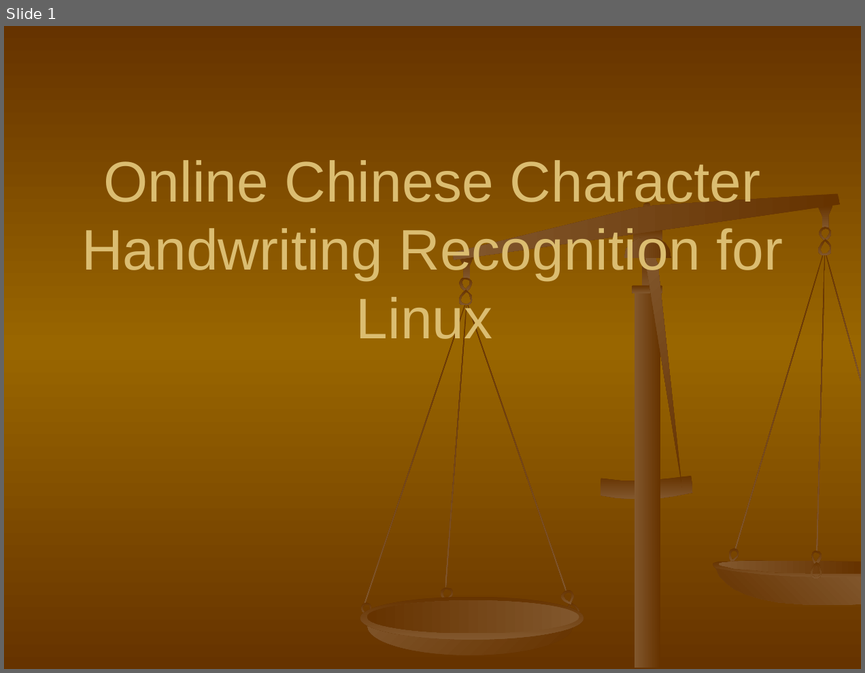
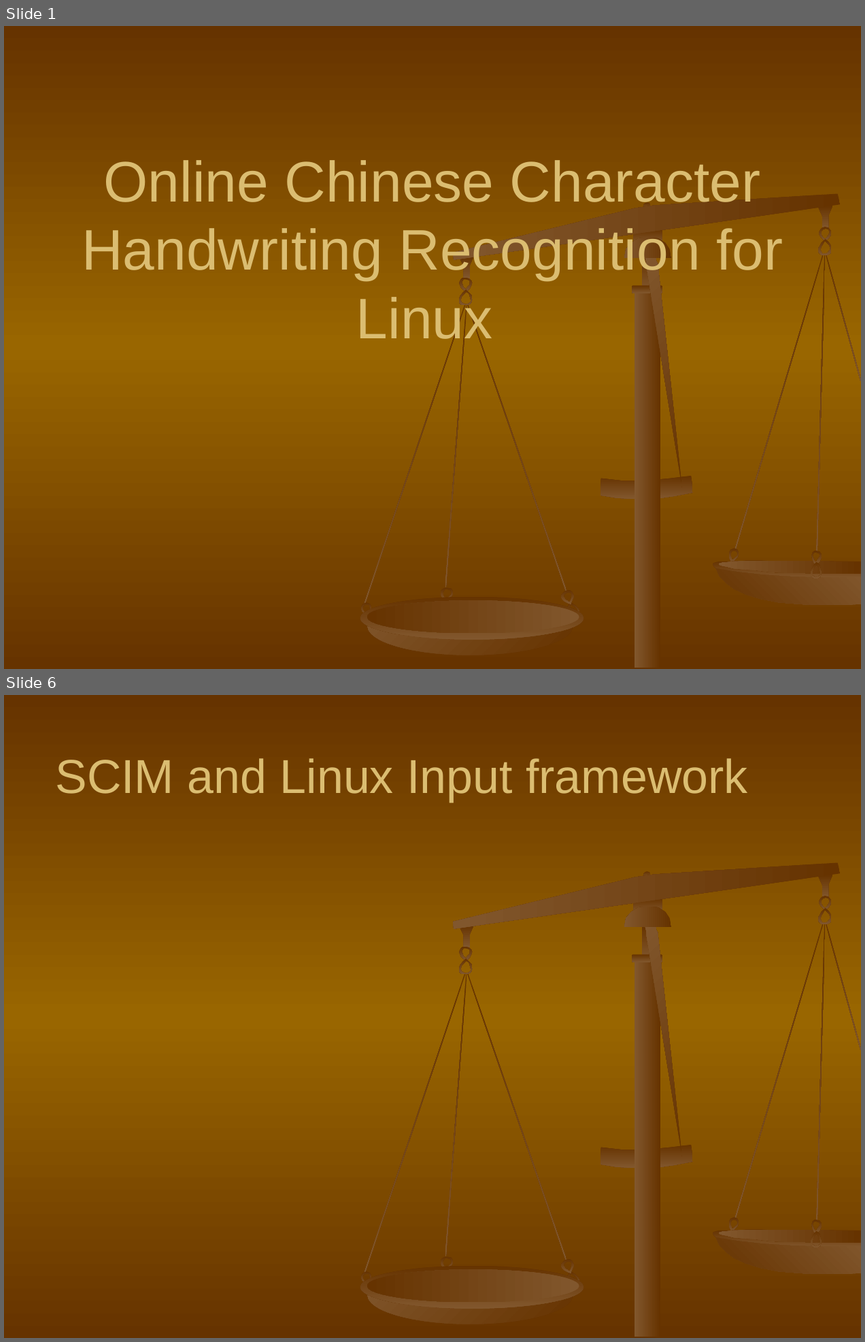
Before and after one commit to shaileshBhokare/honours, a slide deck: ITN100/Assignment/Presentation/presentation.ppt. Shown one above the other, each under a label of ours: slide 1 before the commit, slides 1 and 6 after it; the slides between them are not shown. The pictures are 865x673 and 865x1342 pixels, drawn with LibreOffice and Linux fonts; fonts in the diff are those of the drawing. Boxes give left, top, right and bottom in pixels: in the first picture for what was removed or moved away, otherwise in the second. Text is boxed around its words. In the diff, an @@ line names an element or a change of style, - is before the commit and + after.

```diff
--- a/ITN100/Assignment/Presentation/presentation.ppt
+++ b/ITN100/Assignment/Presentation/presentation.ppt
@@ slide 6 added at bbox=[4, 695, 861, 1338], background gradient #663300 to #996600; not listed: 34 template elements that a slide beside it also shows @@
@@ title added at bbox=[55, 758, 747, 802], 40 pt, text #DBBD71 @@
+SCIM and Linux Input framework
```
Also in this commit, not shown: 1 slide changed, 7 other slides added, 1 slide removed, 3 other files.
